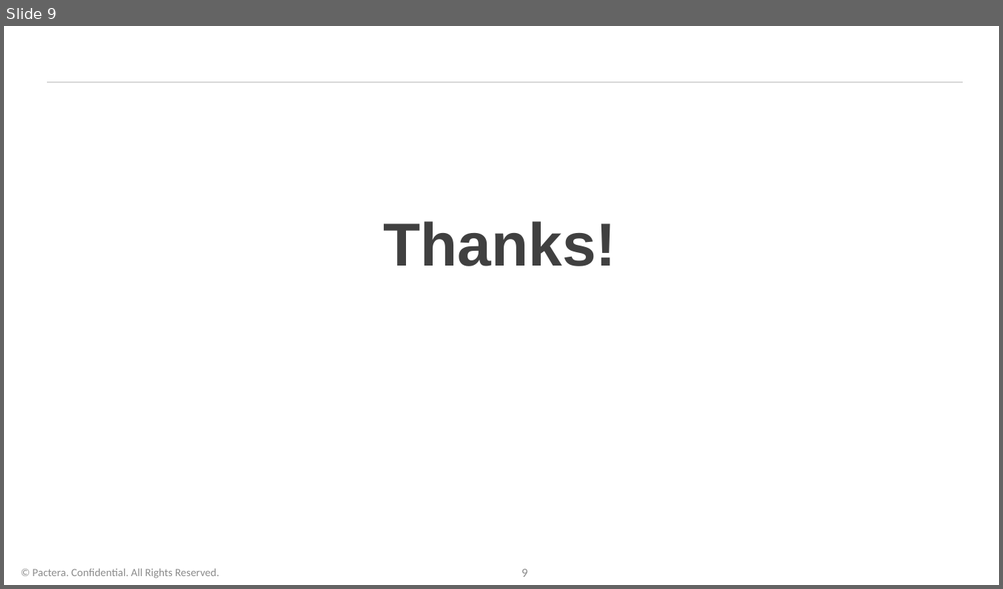
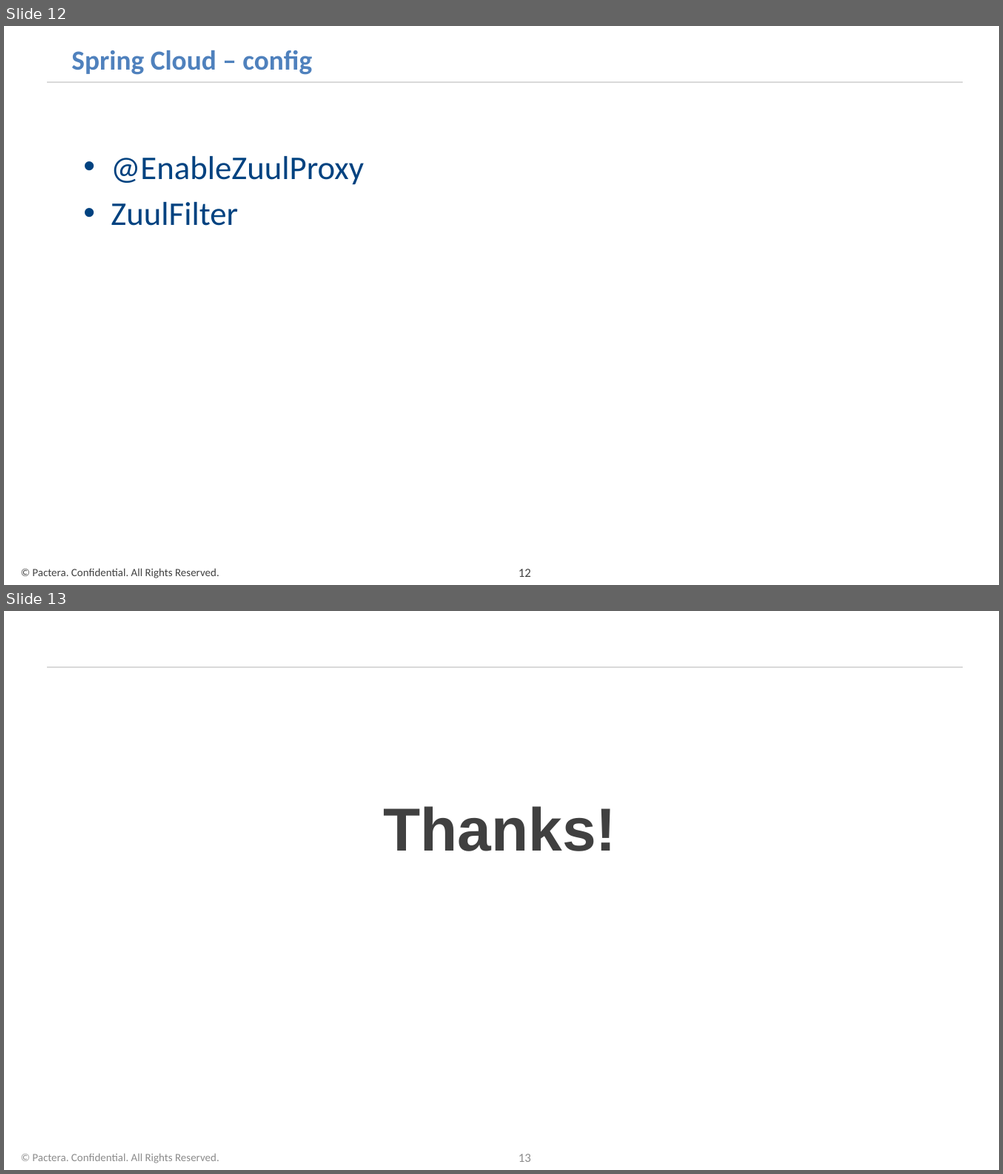
Before and after one commit to xiaolongtang/springcloud, a slide deck: spring cloud.pptx. Shown one above the other, each under a label of ours: slide 9 before the commit, slides 12 and 13 after it. The pictures are 1003x589 and 1003x1174 pixels, drawn with LibreOffice and Linux fonts; fonts in the diff are those of the drawing; background and template pictures are left out. Boxes give left, top, right and bottom in pixels: in the first picture for what was removed or moved away, otherwise in the second. Text is boxed around its words. In the diff, an @@ line names an element or a change of style, - is before the commit and + after.

```diff
--- a/spring cloud.pptx
+++ b/spring cloud.pptx
@@ slide 12 added at [4,26,999,585], background #FFFFFF; not listed: 1 template element that a slide beside it also shows @@
@@ title added at [71,50,312,75], 20 pt, text #4F81BD, bold @@
+Spring Cloud – config
@@ text added at [111,156,364,226], 24 pt, text #004280 @@
+• @EnableZuulProxy
+• ZuulFilter
@@ text added at [32,568,219,579], 8 pt, text #404040 @@
+© Pactera. Confidential. All Rights Reserved.
@@ page number added at [518,569,531,577], 9 pt, text #404040 @@
+12
@@ what was slide 9 is now slide 13 @@
@@ page number at [518,1154,531,1162]: text changed @@
-9
+13
```
Also in this commit, not shown: 3 other slides added.
